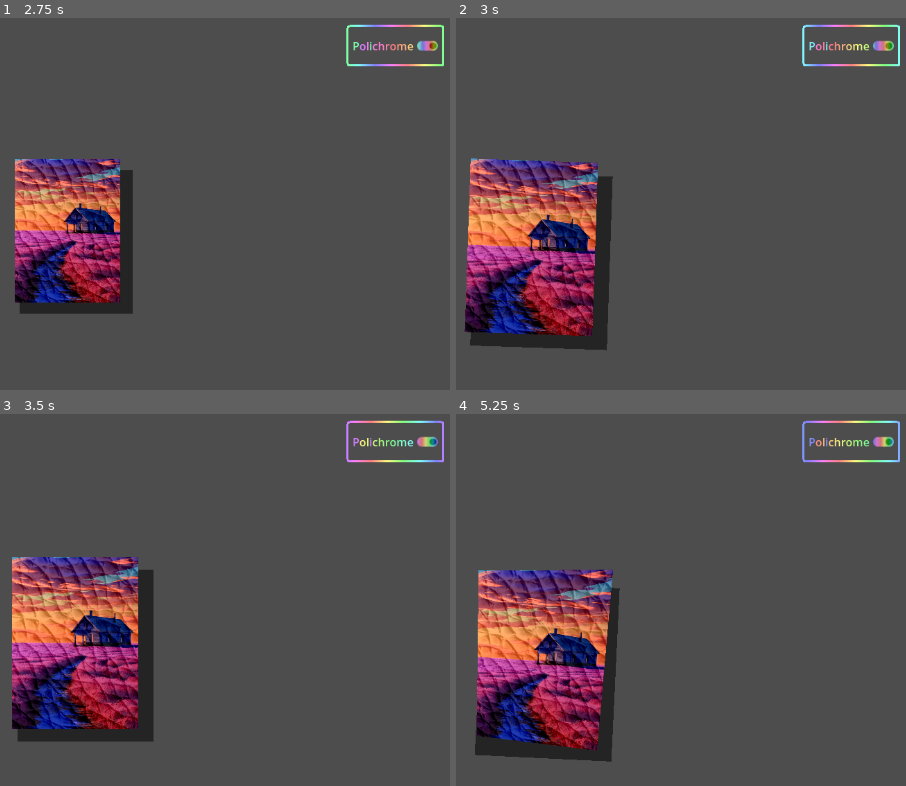
Above: before the commit, frames 1-4 (two rows, left to right).
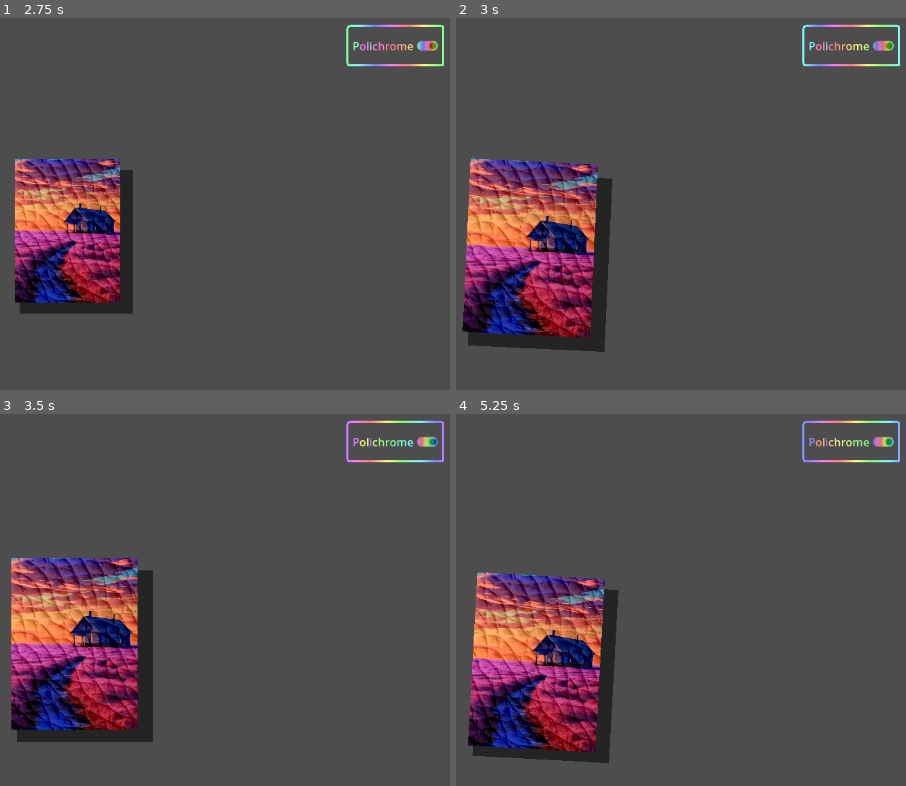
Above: after the commit, the same moments.

Repository: SphinxKingStone/NotBalatro
Game: Godot game, scene res://scenes/main.tscn
The game is run twice, just before and just after one commit, with the same random seed, the same clock (stepped at 60 frames per second) and the same inputs.
Inputs (mouse positions are in pixels of both pictures, inside the frame that each line leads up to):
- Up to frame 1 (2.75 s): click "Polichrome" at 0.5 s; click "Polichrome" at 1.25 s; click "Polichrome" at 2 s
- Up to frame 2 (3 s): move the mouse to (523, 230) at 2.77 s; click (523, 230) at 2.92 s
- Up to frame 3 (3.5 s): no input
- Up to frame 4 (5.25 s): move the mouse to (outside the picture) at 3.52 s; click (outside the picture) at 3.67 s; move the mouse to (604, 529) at 4.27 s; click (604, 529) at 4.42 s; move the mouse to (483, 715) at 5.02 s; click (483, 715) at 5.17 s

Frame 1 is identical in both runs. In frame 2, 5.9% of the frame differs, in the area x 1-35%, y 37-90%; in frame 3, 4.6%; in frame 4, 10%, in the area x 2-37%, y 41-94%.

Commit message:
update made card feel even more like in reference

Diff:
--- a/project.godot
+++ b/project.godot
@@ -16,7 +16,7 @@
 
 [rendering]
 
-anti_aliasing/quality/msaa_2d=1
-anti_aliasing/quality/msaa_3d=1
+anti_aliasing/quality/msaa_2d=3
+anti_aliasing/quality/msaa_3d=3
 anti_aliasing/quality/screen_space_aa=1
 anti_aliasing/quality/use_taa=true
--- a/scripts/card.gd
+++ b/scripts/card.gd
@@ -6,9 +6,9 @@
 @export var max_shadow_offset_y: float = 50.0
 
 @export_category("Oscillator")
-@export var spring: float = 150.0
-@export var damp: float = 10.0
-@export var velocity_multiplier: float = 0.75
+@export var spring: float = 250.0
+@export var damp: float = 18.0
+@export var velocity_multiplier: float = 1.65
 
 var displacement: float = 0.0
 var oscillator_velocity: float = 0.0
@@ -93,6 +93,8 @@
 
 	# Don't compute rotation when moving the card
 	if following_mouse:
+		card_texture.material.set_shader_parameter("x_rot", 0.0)
+		card_texture.material.set_shader_parameter("y_rot", 0.0)
 		return
 	if not event is InputEventMouseMotion:
 		return
